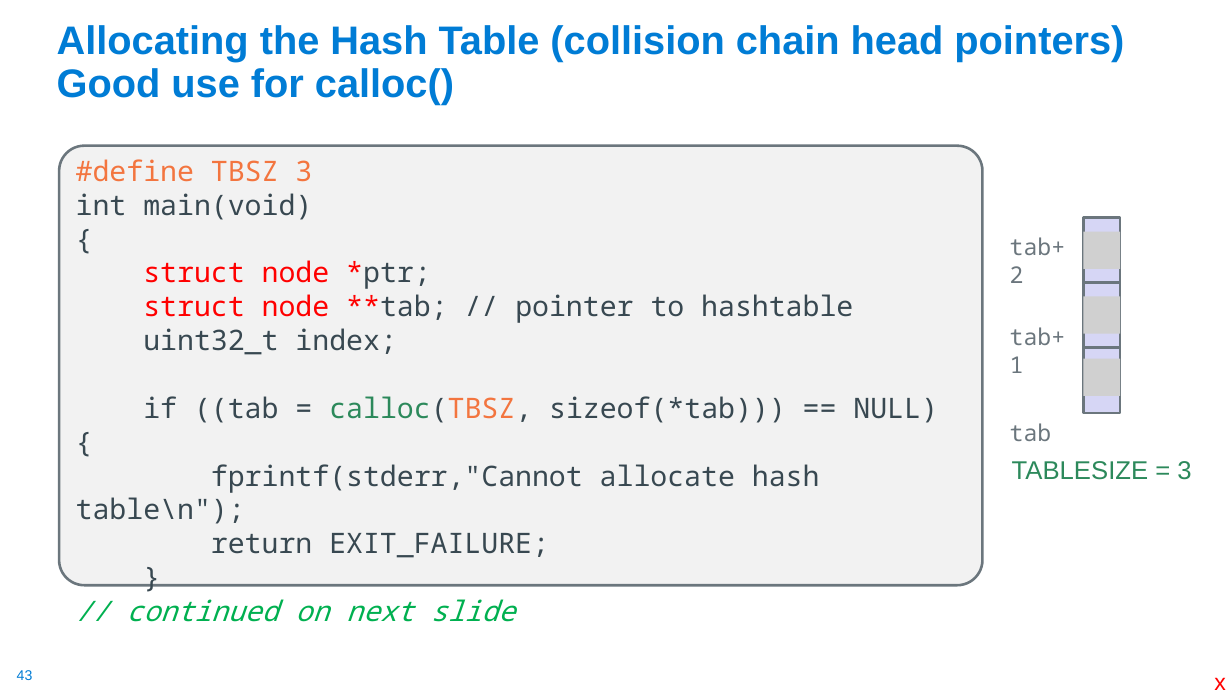
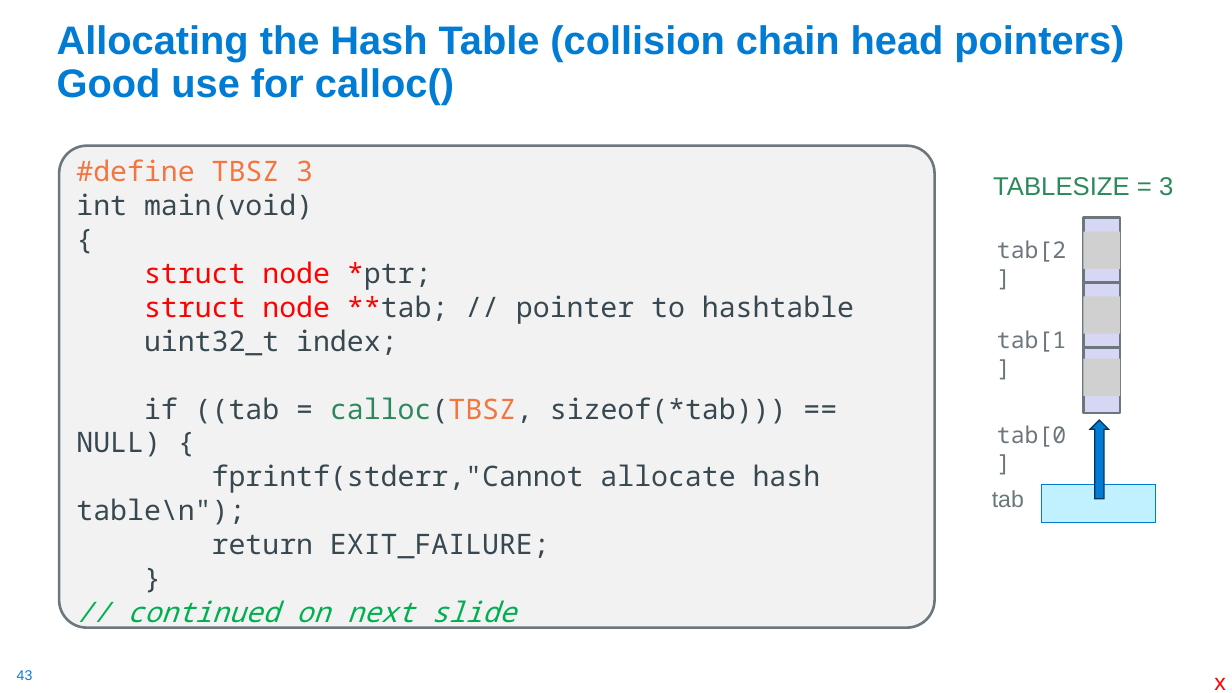
Before and after one commit to cse30-sp24/Muller-Slides, a slide deck: slide 43 of 03-C-Part3.pptx. Drawn at 1232x693 pixels with LibreOffice and Linux fonts; fonts in the diff are those of the drawing; grey boxes stand for pictures. Boxes give left, top, right and bottom in pixels: in the first picture for what was removed or moved away, otherwise in the second. Text is boxed around its words. In the diff, an @@ line names an element or a change of style, - is before the commit and + after.

```diff
--- a/03-C-Part3.pptx
+++ b/03-C-Part3.pptx
@@ rounded rectangle "#define TBSZ 3" resized from (x1=59, y1=146, x2=982, y2=586) to (x1=59, y1=146, x2=934, y2=628) @@
@@ text "TABLESIZE = 3" moved from (x1=1012, y1=461, x2=1191, y2=480) to (x1=993, y1=177, x2=1173, y2=196) @@
@@ text at (x1=997, y1=240, x2=1066, y2=447): text changed @@
-tab+2
-tab+1
-tab
+tab[2]
+tab[1]
+tab[0]
@@ up arrow added at (x1=1091, y1=421, x2=1109, y2=499), fill #007CD5, outline #00365D 1 pt @@
@@ text added at (x1=992, y1=490, x2=1024, y2=507), 18 pt, text #6B767D @@
+tab
@@ rectangle added at (x1=1043, y1=485, x2=1156, y2=522), fill #C1F0FF, outline #007CD5 0.75 pt @@
```
Also in this commit, not shown: 9 other slides changed, 2 other files.
